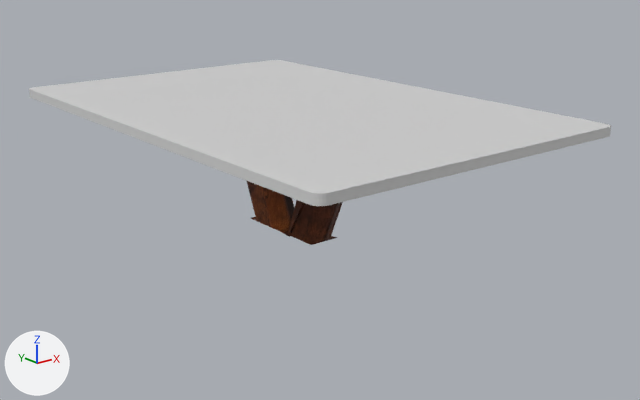
Before and after pictures for a commit that changed the OBJ model cs148raytracer-public/assets/glass_table/glass_table.obj.
One viewpoint serves both versions: a camera (50 mm lens) standing at (-5.13, -6.87, 3.14) and looking at (0.17, -0.24, 0.49). The axes (+X, +Y, +Z) are drawn at lower left. The lights are the same throughout. Where no turn or scale is listed for an object, it has been applied to the vertices.

Before the edit, the objects in view are built like this:
```python
mat_chrome = principled_material('Chrome')
mat_chrome.texture = img_wood2_jpg
mat_chrome.roughness = 0.69
mat_table_top = principled_material('Table_Top')
mat_table_top.base_color = (0.64, 0.64, 0.64)  # light grey #d1d1d1
mat_table_top.roughness = 0.69
me_cube_001 = bpy.data.meshes.new('Cube.001')
me_cube_001.from_pydata(...)  # 56 vertices, 30 faces; spans x -1.67..1.67, y -2.52..2.52, z 1.35..1.44
me_cube_001.materials.append(mat_table_top)  # light grey #d1d1d1
me_cube_002 = bpy.data.meshes.new('Cube.002')
me_cube_002.from_pydata(...)  # 95 vertices, 66 faces; spans x -0.17..0.17, y -1.02..1.02, z 0.15..1.31
# faces by material slot: [64, 2]
me_cube_002.materials.append(mat_chrome)  # picture img_wood2_jpg
me_cube_002.materials.append(mat_bottom)  # picture img_wood2_jpg
ob_cube_001 = bpy.data.objects.new('Cube.001', me_cube_001)
ob_cube_001.location = (0.0, 0.0, 0.0)
ob_cube_002 = bpy.data.objects.new('Cube.002', me_cube_002)
ob_cube_002.location = (0.0, 0.0, 0.0)
```
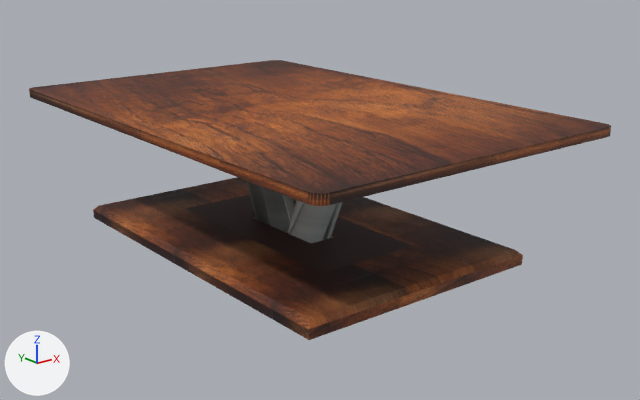
Commit message: New table..

Edits to the scene script, one JSON object a line:
```json
{"op": "add", "block": "img_chrome_jpg", "code": ["img_chrome_jpg = load_image('chrome.jpg', '../livingroom/chrome.jpg', 300, 300, 'sRGB')"]}
{"op": "remove", "block": "mat_table_top", "code": "mat_table_top.base_color = (0.64, 0.64, 0.64)  # light grey #d1d1d1"}
{"op": "add", "block": "mat_table_top", "code": "mat_table_top.texture = img_wood2_jpg"}
{"op": "set", "path": "mat_chrome.texture", "old": "img_wood2_jpg", "new": "img_chrome_jpg"}
{"op": "add", "block": "me_cube_003", "code": ["me_cube_003 = bpy.data.meshes.new('Cube.003')", "me_cube_003.from_pydata([(0.55, 1.19, 0.19), (0.55, -1.19, 0.19), (-0.55, 1.19, 0.19), (-0.55, -1.19, 0.19), (0.17, 0.52, 0.19), (0.17, -0.52, 0.19), (-0.17, 0.52, 0.19), (-0.17, -0.52, 0.19), (0.17, 0.0, 0.19), (0.0, 0.52, 0.19), (0.0, -0.52, 0.19), (-0.17, 0.0, 0.19)], [], [(5, 8, 4, 0, 1), (4, 9, 6, 2, 0), (7, 10, 5, 1, 3), (6, 11, 7, 3, 2)])", "me_cube_003.materials.append(mat_bottom)  # picture img_wood2_jpg"]}
{"op": "add", "block": "me_cube", "code": ["me_cube = bpy.data.meshes.new('Cube')", "me_cube.from_pydata(...)  # 21 vertices, 15 faces; spans x -1.28..1.28, y -1.92..1.92, z 0.04..0.19", "me_cube.materials.append(mat_bottom)  # picture img_wood2_jpg"]}
{"op": "add", "block": "ob_cube_003", "code": ["ob_cube_003 = bpy.data.objects.new('Cube.003', me_cube_003)", "ob_cube_003.location = (0.0, 0.0, 0.0)"]}
{"op": "add", "block": "ob_cube", "code": ["ob_cube = bpy.data.objects.new('Cube', me_cube)", "ob_cube.location = (0.0, 0.0, 0.0)"]}
```

Location of each change, [x1, y1, x2, y2] in pixels of the pictures (640 x 400 px):
```json
{"object": "Cube.001", "change": "surface changed", "before": [29, 60, 611, 206], "after": [29, 60, 611, 206], "on screen": "grey to brown"}
{"object": "Cube", "change": "added", "after": [93, 177, 523, 340], "on screen": "brown"}
{"object": "Cube.003", "change": "added", "after": [186, 194, 412, 273], "on screen": "black"}
{"object": "Cube.002", "change": "surface changed", "before": [247, 181, 343, 245], "after": [247, 181, 343, 245], "on screen": "brown to grey"}
```
